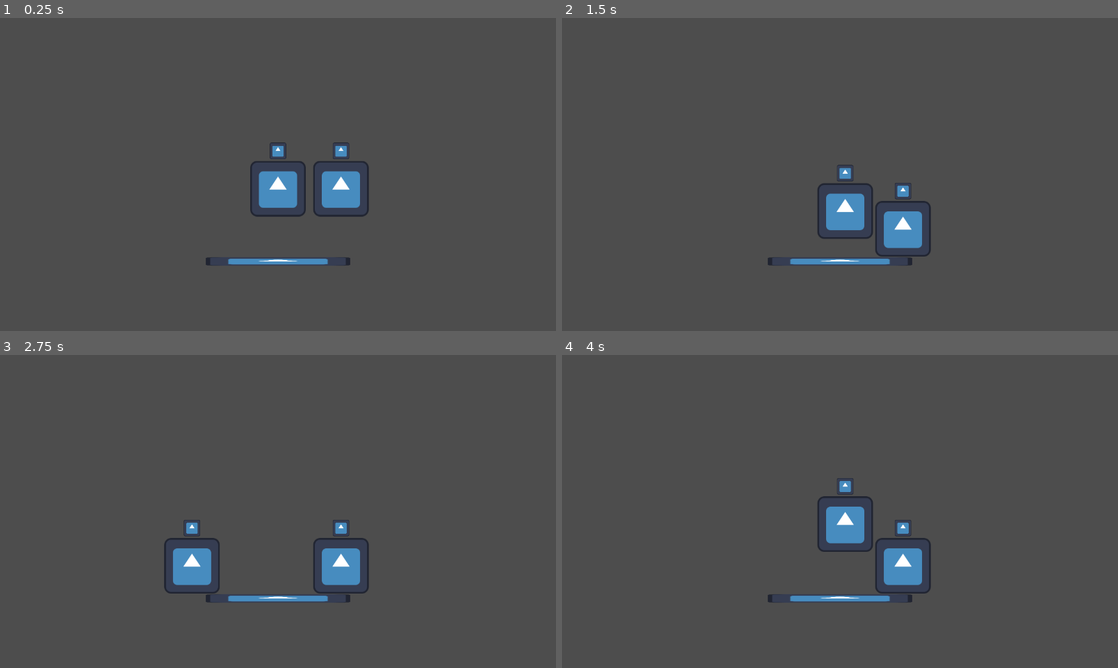
Above: before the commit, frames 1-4 (two rows, left to right).
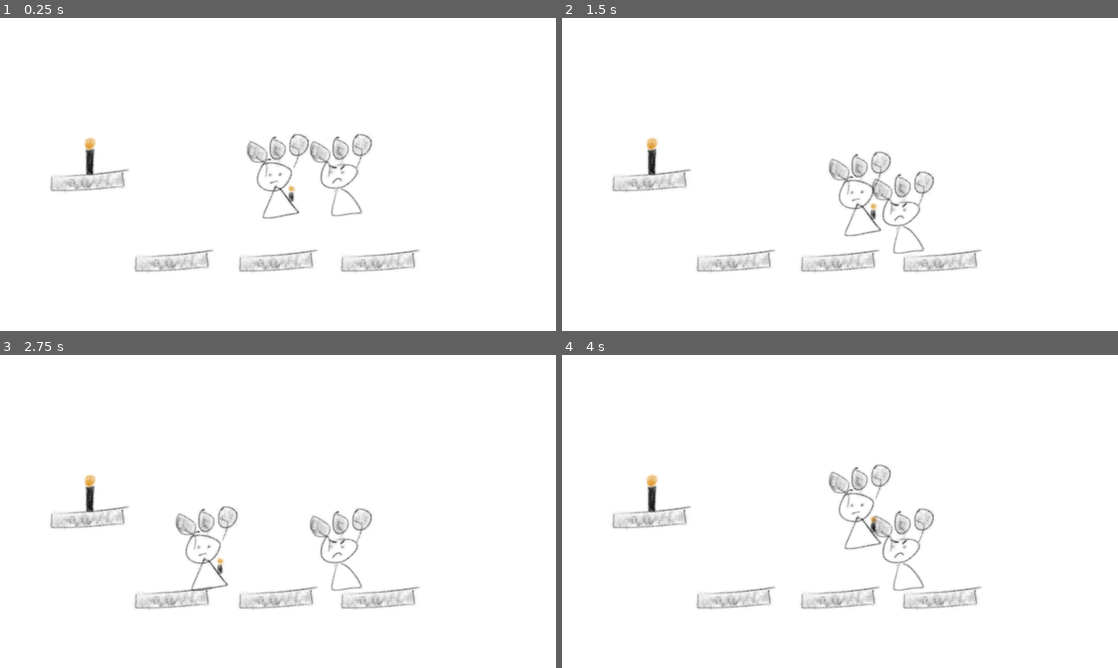
Above: after the commit, the same moments.

Repository: jdcalvelli/prototype-studio-prompt-8
Game: Godot game, scene res://scenes/game_scene.tscn
Two runs of this game, one before a commit and one after it. Both use one fixed random seed, a clock stepped at 60 frames per second and the inputs below. The engine's default icon, where the game draws it, is replaced by a stand-in: a white triangle on a blue panel in a dark square.
Inputs:
- Up to frame 1 (0.25 s): no input
- Up to frame 2 (1.5 s): hold D (right) from 0.53 s (still down); tap Space (jump) at 0.77 s
- Up to frame 3 (2.75 s): tap Space (jump) at 1.52 s; release D (right) at 2.03 s; hold A (left) from 2.03 s (still down)
- Up to frame 4 (4 s): release A (left) at 2.78 s; hold D (right) from 2.78 s (still down); tap Space (jump) at 3.02, 3.77 s

The runs differ from the first frame. In frame 1, 100% of the frame differs, in the area x 0-100%, y 0-100%; in frame 2, 100%; in frame 3, 100%; in frame 4, 100%.

Commit message:
updating images

Diff:
--- a/prefabs/balloons.tscn
+++ b/prefabs/balloons.tscn
@@ -1,19 +1,37 @@
-[gd_scene load_steps=4 format=3 uid="uid://b1t7kuye3gggg"]
+[gd_scene load_steps=7 format=3 uid="uid://b1t7kuye3gggg"]
 
-[ext_resource type="Texture2D" uid="uid://c0u2fq44i4os0" path="res://icon.svg" id="1_e6okr"]
 [ext_resource type="Script" path="res://scripts/balloons.gd" id="1_ggu3l"]
+[ext_resource type="Texture2D" uid="uid://ce2uuj0dq0ht2" path="res://assets/images/balloons-1.PNG" id="2_g54lk"]
+[ext_resource type="Texture2D" uid="uid://man6lkt1yq8d" path="res://assets/images/balloons-3.PNG" id="2_mjqpl"]
+[ext_resource type="Texture2D" uid="uid://b7uyiug7imxui" path="res://assets/images/balloons-2.PNG" id="3_vnq0o"]
+
+[sub_resource type="SpriteFrames" id="SpriteFrames_2hepl"]
+animations = [{
+"frames": [{
+"duration": 1.0,
+"texture": ExtResource("2_mjqpl")
+}, {
+"duration": 1.0,
+"texture": ExtResource("3_vnq0o")
+}, {
+"duration": 1.0,
+"texture": ExtResource("2_g54lk")
+}],
+"loop": true,
+"name": &"default",
+"speed": 5.0
+}]
 
 [sub_resource type="RectangleShape2D" id="RectangleShape2D_rxypr"]
-size = Vector2(36, 18)
+size = Vector2(139, 32)
 
 [node name="Balloons" type="Area2D"]
 position = Vector2(0, -87)
 script = ExtResource("1_ggu3l")
 
-[node name="Sprite2D" type="Sprite2D" parent="."]
-scale = Vector2(0.3, 0.3)
-texture = ExtResource("1_e6okr")
+[node name="AnimatedSprite2D" type="AnimatedSprite2D" parent="."]
+sprite_frames = SubResource("SpriteFrames_2hepl")
 
 [node name="CollisionShape2D" type="CollisionShape2D" parent="."]
-position = Vector2(0, -9)
+position = Vector2(0.5, -29)
 shape = SubResource("RectangleShape2D_rxypr")
--- /dev/null
+++ b/prefabs/candle.tscn
@@ -0,0 +1,16 @@
+[gd_scene load_steps=3 format=3 uid="uid://tku3xkfaa17b"]
+
+[ext_resource type="Texture2D" uid="uid://cmbn288mpnscs" path="res://assets/images/candle.PNG" id="1_ebdoo"]
+
+[sub_resource type="RectangleShape2D" id="RectangleShape2D_0gppk"]
+size = Vector2(27, 85)
+
+[node name="Candle" type="Area2D"]
+
+[node name="CollisionShape2D" type="CollisionShape2D" parent="."]
+position = Vector2(-0.5, 1.5)
+shape = SubResource("RectangleShape2D_0gppk")
+
+[node name="Sprite2D" type="Sprite2D" parent="."]
+position = Vector2(2.08165e-12, 2.08165e-12)
+texture = ExtResource("1_ebdoo")
--- /dev/null
+++ b/prefabs/platform.tscn
@@ -0,0 +1,17 @@
+[gd_scene load_steps=3 format=3 uid="uid://jeitvb2uk5jy"]
+
+[ext_resource type="Texture2D" uid="uid://d1raov2l4evjb" path="res://assets/images/platform.PNG" id="1_syo5h"]
+
+[sub_resource type="RectangleShape2D" id="RectangleShape2D_813ff"]
+size = Vector2(170, 35)
+
+[node name="Platform" type="StaticBody2D"]
+position = Vector2(2.08165e-12, 200)
+
+[node name="CollisionShape2D" type="CollisionShape2D" parent="."]
+position = Vector2(-4, 1.5)
+shape = SubResource("RectangleShape2D_813ff")
+
+[node name="Sprite2D" type="Sprite2D" parent="."]
+position = Vector2(2.08165e-12, 0)
+texture = ExtResource("1_syo5h")
--- a/scenes/game_scene.tscn
+++ b/scenes/game_scene.tscn
@@ -1,53 +1,61 @@
-[gd_scene load_steps=7 format=3 uid="uid://dlmxwh0hiakys"]
+[gd_scene load_steps=10 format=3 uid="uid://dlmxwh0hiakys"]
 
-[ext_resource type="Texture2D" uid="uid://c0u2fq44i4os0" path="res://icon.svg" id="1_0myof"]
 [ext_resource type="Script" path="res://scripts/Player.gd" id="1_cq5d5"]
+[ext_resource type="Texture2D" uid="uid://b06qwkolvwf3r" path="res://assets/images/Background.PNG" id="1_j6u4x"]
+[ext_resource type="Texture2D" uid="uid://btxsenhlwkusc" path="res://assets/images/player.PNG" id="3_aseqc"]
 [ext_resource type="Script" path="res://scripts/Enemy.gd" id="3_bo68p"]
 [ext_resource type="PackedScene" uid="uid://b1t7kuye3gggg" path="res://prefabs/balloons.tscn" id="4_j4nag"]
+[ext_resource type="Texture2D" uid="uid://i18uqt3c1f4j" path="res://assets/images/enemy.PNG" id="6_lunh0"]
+[ext_resource type="PackedScene" uid="uid://tku3xkfaa17b" path="res://prefabs/candle.tscn" id="7_poha1"]
+[ext_resource type="PackedScene" uid="uid://jeitvb2uk5jy" path="res://prefabs/platform.tscn" id="7_yc76j"]
 
 [sub_resource type="RectangleShape2D" id="RectangleShape2D_nd8w3"]
-size = Vector2(133, 131)
-
-[sub_resource type="RectangleShape2D" id="RectangleShape2D_813ff"]
-size = Vector2(324, 20)
+size = Vector2(99, 131)
 
 [node name="GameScene" type="Node2D"]
 
-[node name="Camera2D" type="Camera2D" parent="."]
+[node name="Background" type="Sprite2D" parent="."]
+texture = ExtResource("1_j6u4x")
 
 [node name="Player" type="CharacterBody2D" parent="."]
 script = ExtResource("1_cq5d5")
 
 [node name="Sprite2D" type="Sprite2D" parent="Player"]
-texture = ExtResource("1_0myof")
+texture = ExtResource("3_aseqc")
 
 [node name="CollisionShape2D" type="CollisionShape2D" parent="Player"]
-position = Vector2(0.5, -0.5)
+position = Vector2(0.5, 4.5)
 shape = SubResource("RectangleShape2D_nd8w3")
 
 [node name="Balloons" parent="Player" instance=ExtResource("4_j4nag")]
+position = Vector2(2.08165e-12, -75)
 
 [node name="Enemy" type="CharacterBody2D" parent="."]
 position = Vector2(145, 0)
 script = ExtResource("3_bo68p")
 
 [node name="Sprite2D" type="Sprite2D" parent="Enemy"]
-texture = ExtResource("1_0myof")
+texture = ExtResource("6_lunh0")
 
 [node name="CollisionShape2D" type="CollisionShape2D" parent="Enemy"]
 position = Vector2(0.5, -0.5)
 shape = SubResource("RectangleShape2D_nd8w3")
 
 [node name="Balloons" parent="Enemy" instance=ExtResource("4_j4nag")]
+position = Vector2(2.08165e-12, -75)
 
-[node name="Platform" type="StaticBody2D" parent="."]
-position = Vector2(2.08165e-12, 200)
+[node name="Candle" parent="." instance=ExtResource("7_poha1")]
+position = Vector2(-432, -43)
 
-[node name="Sprite2D" type="Sprite2D" parent="Platform"]
-position = Vector2(2.08165e-12, 2.08165e-12)
-scale = Vector2(2.6, 0.159999)
-texture = ExtResource("1_0myof")
+[node name="Platform" parent="." instance=ExtResource("7_yc76j")]
 
-[node name="CollisionShape2D" type="CollisionShape2D" parent="Platform"]
-position = Vector2(1, 0)
-shape = SubResource("RectangleShape2D_813ff")
+[node name="Platform2" parent="." instance=ExtResource("7_yc76j")]
+position = Vector2(235, 200)
+
+[node name="Platform3" parent="." instance=ExtResource("7_yc76j")]
+position = Vector2(-240, 200)
+
+[node name="Platform4" parent="." instance=ExtResource("7_yc76j")]
+position = Vector2(-434, 15)
+
+[node name="Camera2D" type="Camera2D" parent="."]
Binary file added: assets/images/Background.PNG
Not shown, added: assets/images/Background.PNG.import
Binary file added: assets/images/balloons-1.PNG
Not shown, added: assets/images/balloons-1.PNG.import
Binary file added: assets/images/balloons-2.PNG
Not shown, added: assets/images/balloons-2.PNG.import
Binary file added: assets/images/balloons-3.PNG
Not shown, added: assets/images/balloons-3.PNG.import
Binary file added: assets/images/blocker-0.PNG
Not shown, added: assets/images/blocker-0.PNG.import
Binary file added: assets/images/blocker-1.PNG
Not shown, added: assets/images/blocker-1.PNG.import
(and 12 more such lines)
